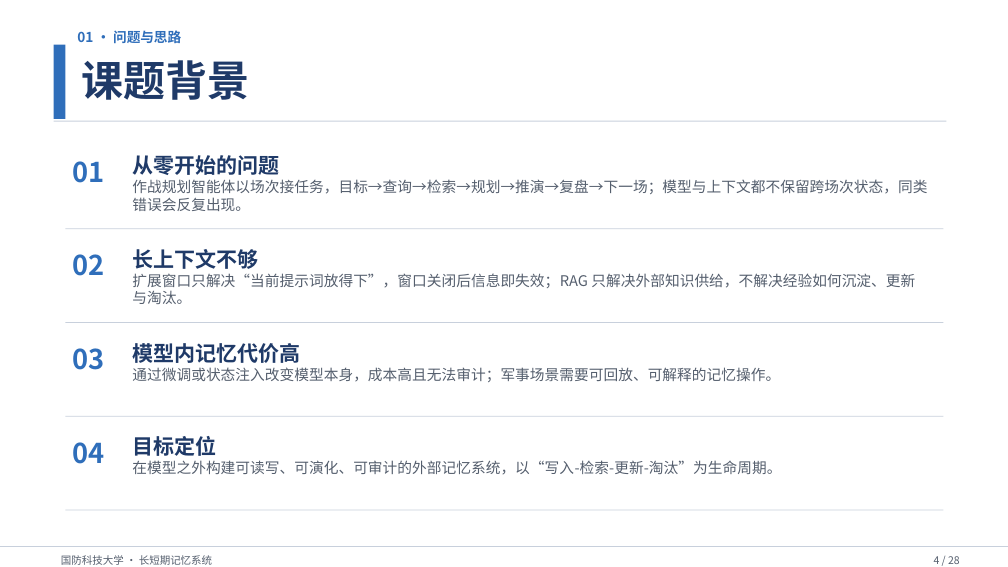
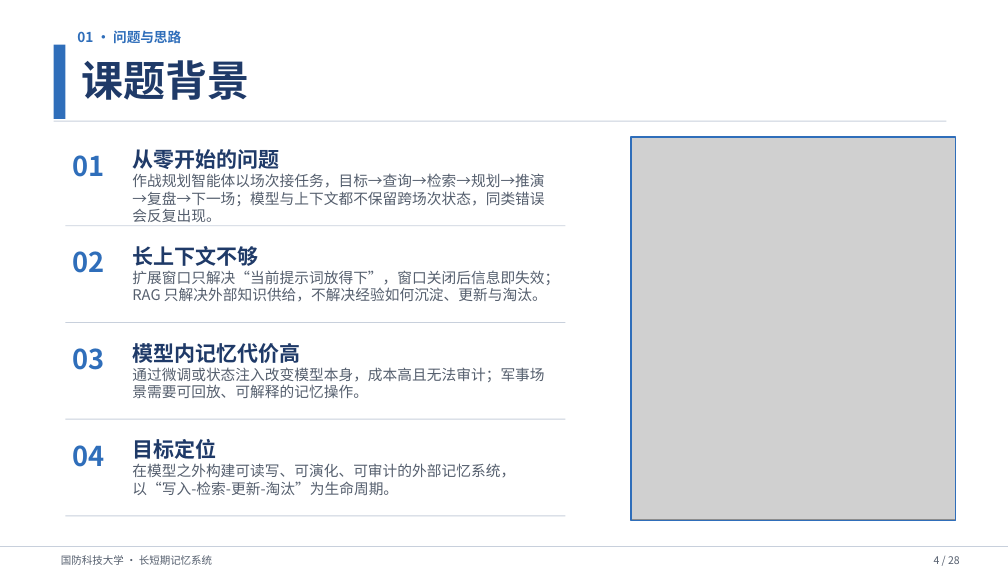
Before and after one commit to Outer-nebula-observer/yz-03, a slide deck: slide 4 of 汇报PPT/最终汇报成果.pptx. Drawn at 1008x567 pixels with LibreOffice and Linux fonts; fonts in the diff are those of the drawing; grey boxes stand for pictures. Boxes give left, top, right and bottom in pixels: in the first picture for what was removed or moved away, otherwise in the second. Text is boxed around its words. In the diff, an @@ line names an element or a change of style, - is before the commit and + after.

```diff
--- a/汇报PPT/最终汇报成果.pptx
+++ b/汇报PPT/最终汇报成果.pptx
@@ text "01" moved from (x1=73, y1=161, x2=105, y2=183) to (x1=73, y1=155, x2=105, y2=177) @@
@@ text "从零开始的问题" moved from (x1=132, y1=155, x2=279, y2=175) to (x1=132, y1=149, x2=279, y2=169) @@
@@ picture added at (x1=631, y1=138, x2=956, y2=520) @@
@@ rectangle added at (x1=631, y1=137, x2=956, y2=521), outline #2F6EBA 1.2 pt @@
@@ text "作战规划智能体以场次接任务，目标→查询→检索→规划→推演→复盘→下一场；模型与上下文都不保留跨场次状态，同类错误会反复出 ..." rewrapped from (x1=132, y1=179, x2=927, y2=211) to (x1=132, y1=173, x2=544, y2=222) @@
@@ rectangle resized from (x1=66, y1=228, x2=944, y2=229) to (x1=66, y1=225, x2=566, y2=226) @@
@@ text "扩展窗口只解决“当前提示词放得下”，窗口关闭后信息即失效；RAG 只解决外部知识供给，不解决经验如何沉淀、更新与淘汰。" rewrapped from (x1=132, y1=273, x2=915, y2=304) to (x1=132, y1=270, x2=559, y2=302) @@
@@ rectangle resized from (x1=66, y1=322, x2=944, y2=323) to (x1=66, y1=322, x2=566, y2=323) @@
@@ text "通过微调或状态注入改变模型本身，成本高且无法审计；军事场景需要可回放、可解释的记忆操作。" rewrapped from (x1=132, y1=367, x2=780, y2=382) to (x1=132, y1=367, x2=544, y2=398) @@
@@ rectangle resized from (x1=66, y1=416, x2=944, y2=417) to (x1=66, y1=419, x2=566, y2=420) @@
@@ text "在模型之外构建可读写、可演化、可审计的外部记忆系统，以“写入-检索-更新-淘汰”为生命周期。" rewrapped from (x1=132, y1=460, x2=781, y2=474) to (x1=132, y1=463, x2=515, y2=495) @@
@@ rectangle resized from (x1=66, y1=510, x2=944, y2=510) to (x1=66, y1=516, x2=566, y2=516) @@
```
Also in this commit, not shown: 5 other slides changed, 1 other file.
